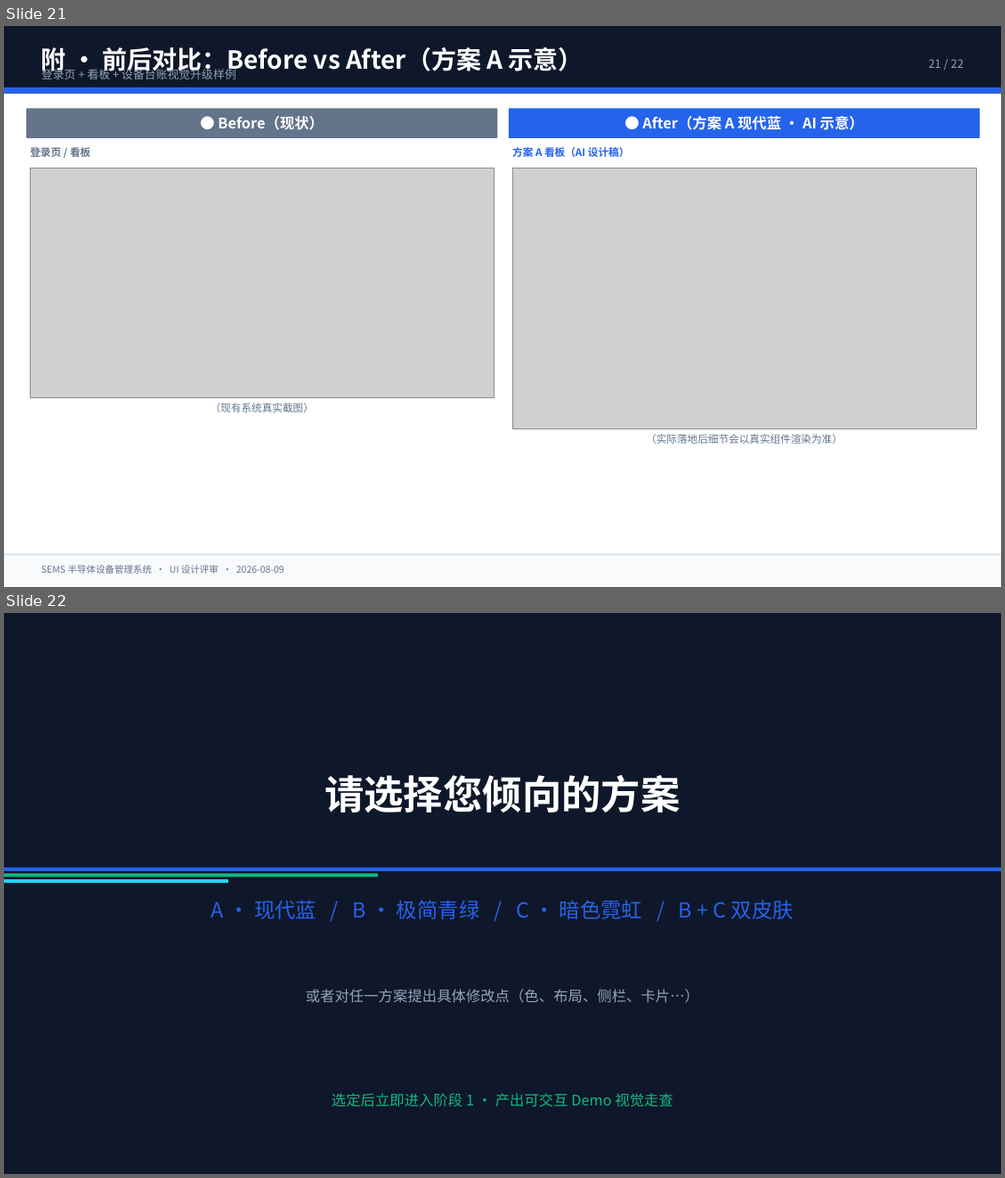
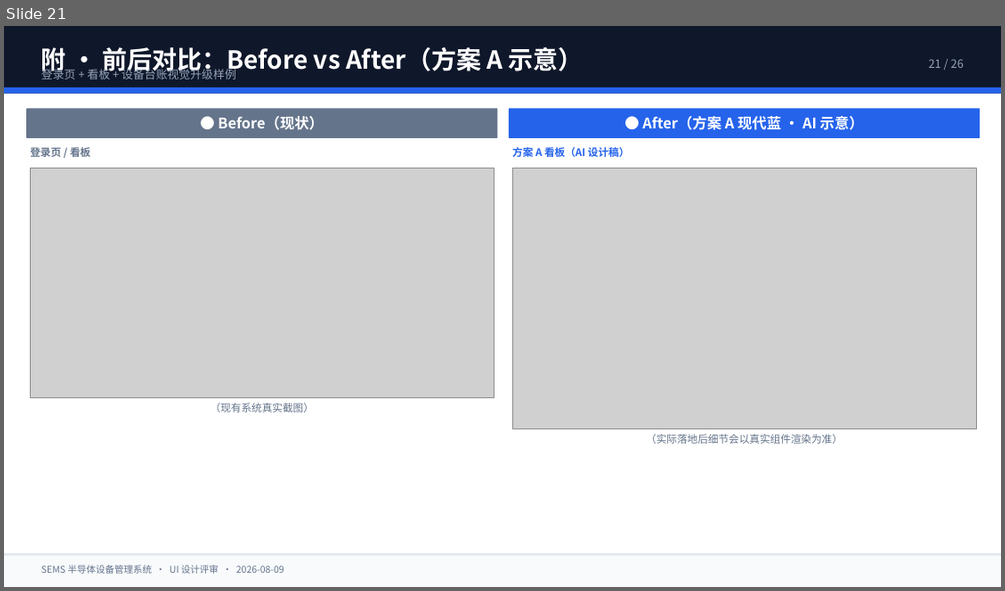
Before and after one commit to jumperrong/Smart-Equipment-Management-System, a slide deck: SEMS_UI设计评审与方案对比.pptx. Shown one above the other, each under a label of ours: slides 21 and 22 before the commit, slide 21 after it. The pictures are 1005x1178 and 1005x591 pixels, drawn with LibreOffice and Linux fonts; fonts in the diff are those of the drawing; grey boxes stand for pictures. Boxes give left, top, right and bottom in pixels: in the first picture for what was removed or moved away, otherwise in the second. Text is boxed around its words. In the diff, an @@ line names an element or a change of style, - is before the commit and + after.

```diff
--- a/SEMS_UI设计评审与方案对比.pptx
+++ b/SEMS_UI设计评审与方案对比.pptx
@@ slide 22 removed at <box>4,613,1001,1174</box>, background #FFFFFF @@
@@ rectangle removed at <box>4,613,1001,1174</box> @@
@@ text removed at <box>324,775,680,812</box> @@
-请选择您倾向的方案
@@ rectangle removed at <box>4,868,1001,871</box> @@
@@ rectangle removed at <box>4,873,378,877</box> @@
@@ rectangle removed at <box>4,879,228,883</box> @@
@@ text removed at <box>211,900,793,919</box> @@
-A · 现代蓝 / B · 极简青绿 / C · 暗色霓虹 / B + C 双皮肤
@@ text removed at <box>306,989,699,1003</box> @@
-或者对任一方案提出具体修改点（色、布局、侧栏、卡片…）
@@ text removed at <box>332,1093,672,1107</box> @@
-选定后立即进入阶段 1 · 产出可交互 Demo 视觉走查
@@ slide 21 changed as well @@
@@ text at <box>929,59,963,68</box>: text changed @@
-21 / 22
+21 / 26
```
Also in this commit, not shown: 19 other slides changed, 5 slides added, 5 other files.
